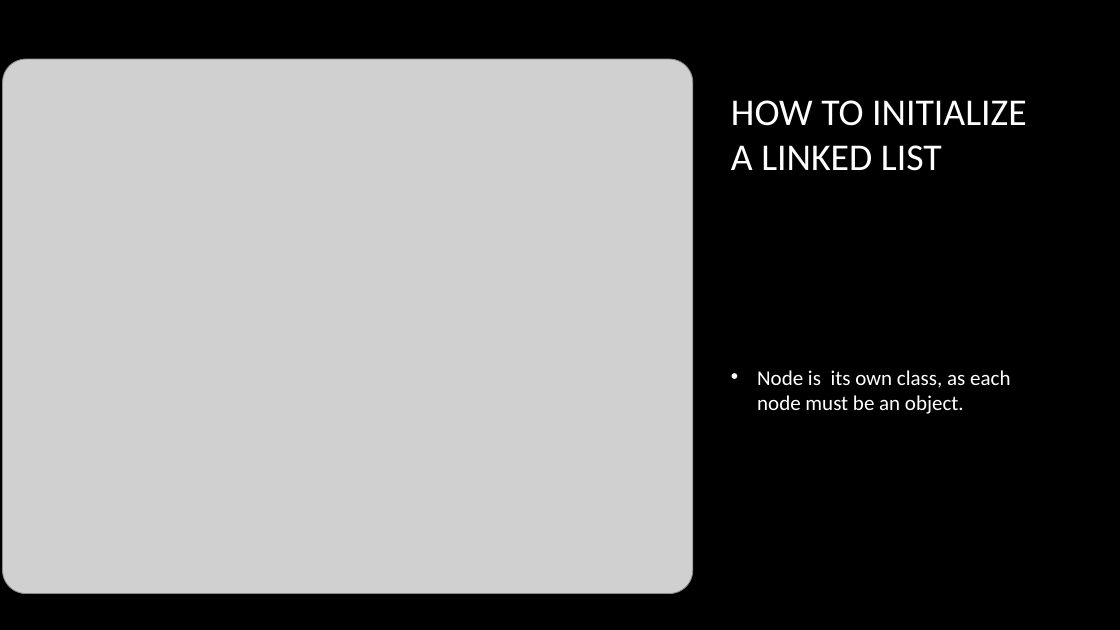
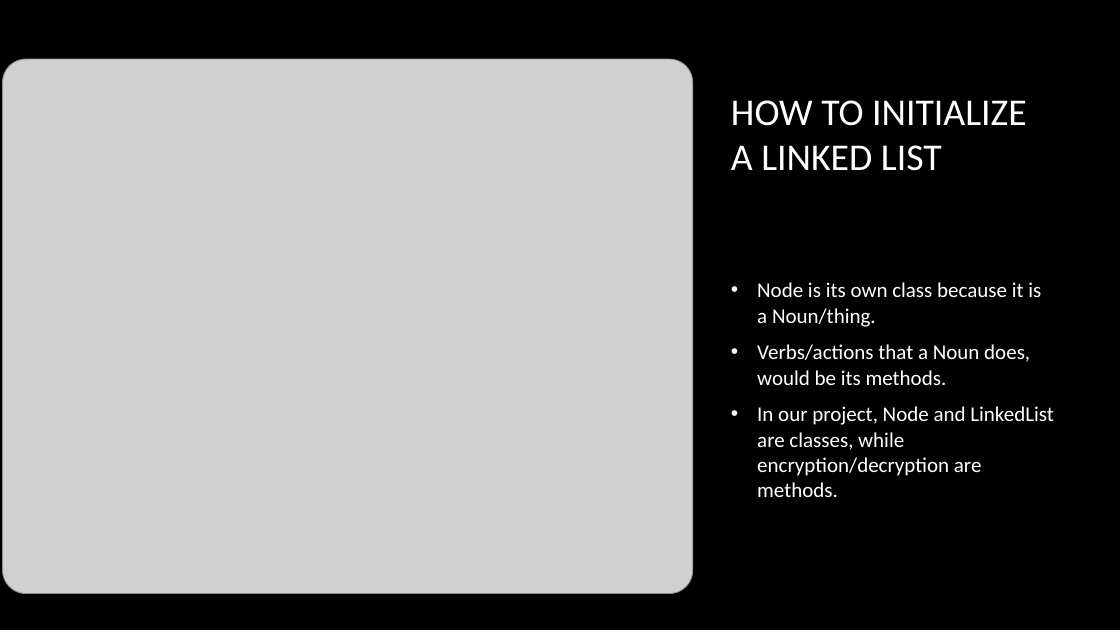
Before and after one commit to dwilliams427/CaesarCipher, a slide deck: slide 4 of CaesarCipher_CIS113_DW.pptx (slide 3 before the commit). Drawn at 1120x630 pixels with LibreOffice and Linux fonts; fonts in the diff are those of the drawing; grey boxes stand for pictures; background and template pictures are left out. Boxes give left, top, right and bottom in pixels: in the first picture for what was removed or moved away, otherwise in the second. Text is boxed around its words. In the diff, an @@ line names an element or a change of style, - is before the commit and + after.

```diff
--- a/CaesarCipher_CIS113_DW.pptx
+++ b/CaesarCipher_CIS113_DW.pptx
@@ text at (757, 282, 1054, 497): text changed @@
-• Node is its own class, as each node must be an object.
+• Node is its own class because it is a Noun/thing.
+• Verbs/actions that a Noun does, would be its methods.
+• In our project, Node and LinkedList are classes, while encryption/decryption are methods.
```
Also in this commit, not shown: 3 other slides changed, 1 slide added.
